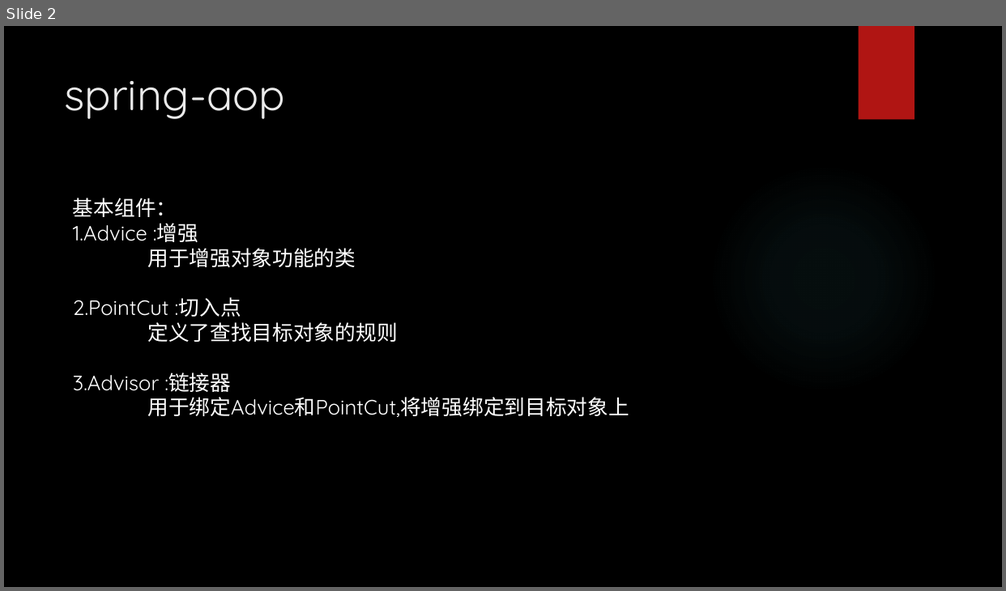
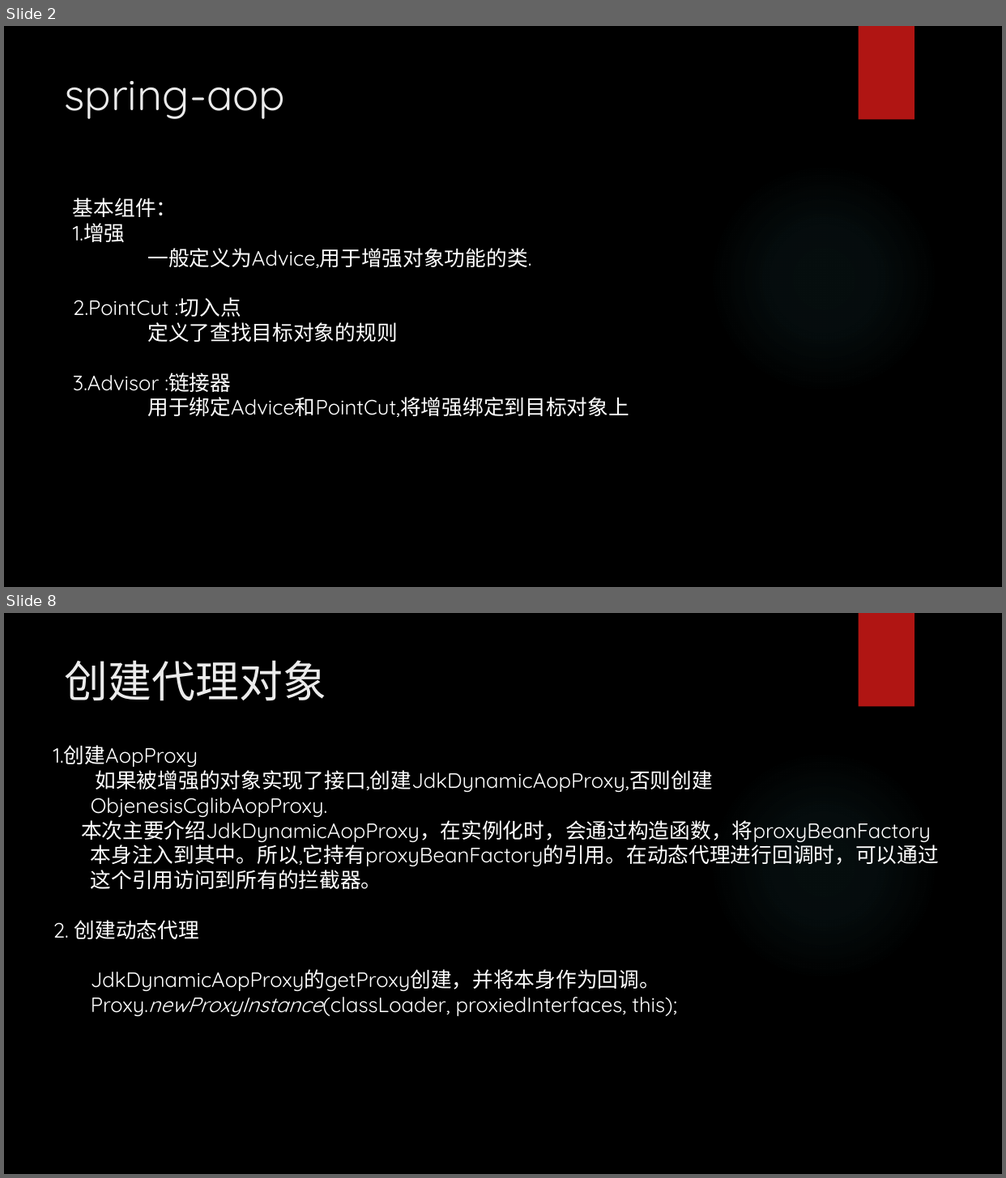
Before and after one commit to liuniudun/doc, a slide deck: Spring-aop.pptx. Shown one above the other, each under a label of ours: slide 2 before the commit, slides 2 and 8 after it; the slides between them are not shown. The pictures are 1006x591 and 1006x1178 pixels, drawn with LibreOffice and Linux fonts; fonts in the diff are those of the drawing; background and template pictures are left out. Boxes give left, top, right and bottom in pixels: in the first picture for what was removed or moved away, otherwise in the second. Text is boxed around its words. In the diff, an @@ line names an element or a change of style, - is before the commit and + after.

```diff
--- a/Spring-aop.pptx
+++ b/Spring-aop.pptx
@@ slide 8 added at (4,613,1002,1174), background picture (left out); not listed: 2 template elements that a slide beside it also shows @@
@@ title added at (65,660,326,701), 42 pt, text #EBEBEB @@
+创建代理对象
@@ text added at (53,745,939,1016), 20 pt, text #FFFFFF @@
+1.创建AopProxy
+如果被增强的对象实现了接口,创建JdkDynamicAopProxy,否则创建ObjenesisCglibAopProxy.
+本次主要介绍JdkDynamicAopProxy，在实例化时，会通过构造函数，将proxyBeanFactory本身注入到其中。所以,它持有proxyBeanFactory的引用。在动态代理进行回调时，可以通过这个引用访问到所有的拦截器。
+2. 创建动态代理
+JdkDynamicAopProxy的getProxy创建，并将本身作为回调。
+Proxy.newProxyInstance(classLoader, proxiedInterfaces, this);
@@ slide 2 changed as well @@
@@ text at (73,223,531,268): text changed @@
-1.Advice :增强
-用于增强对象功能的类
+1.增强
+一般定义为Advice,用于增强对象功能的类.
```
Also in this commit, not shown: 1 other slide changed, 9 other slides added, 1 other file.
